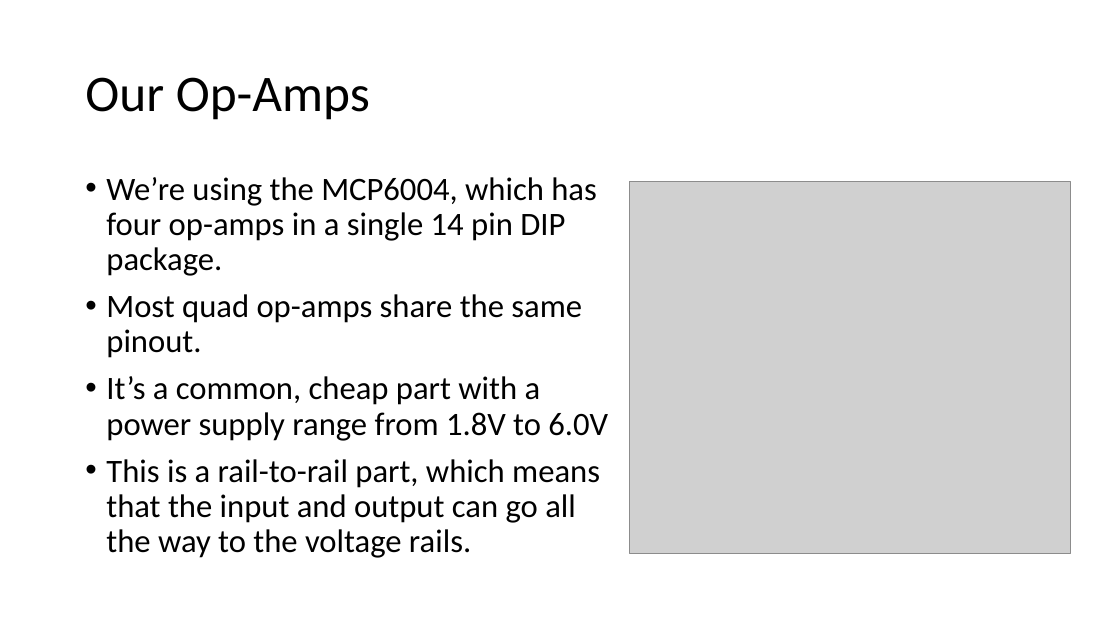
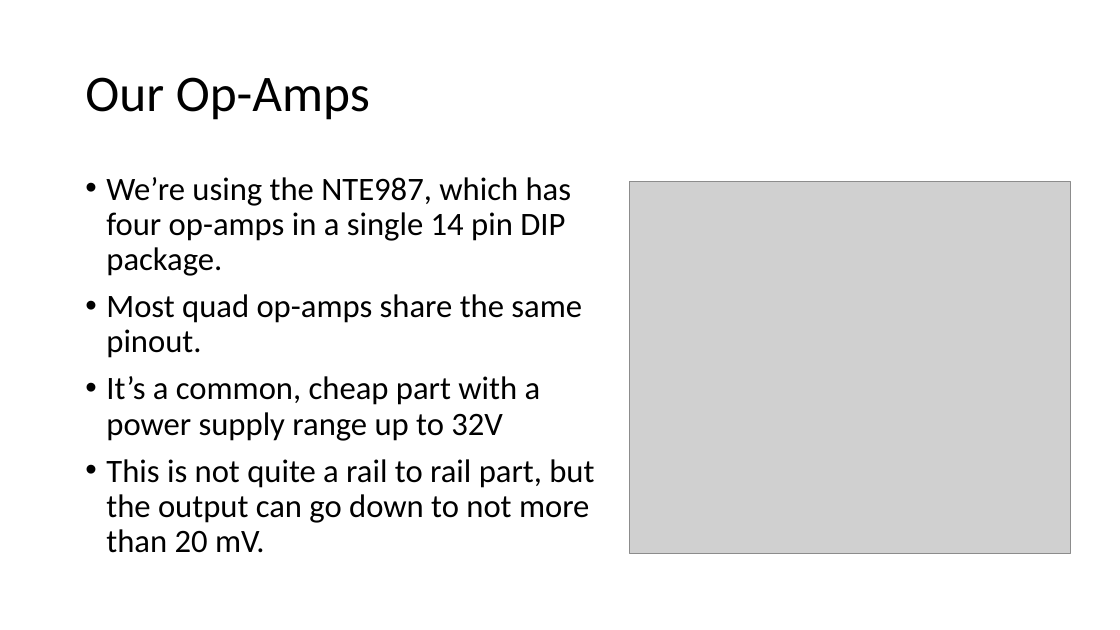
Before and after one commit to logos-electromechanical/SensorWorkshop, a slide deck: slide 35 of presentation/Mobile Sensors Workshop, Part 1.pptx (slide 33 before the commit). Drawn at 1120x630 pixels with LibreOffice and Linux fonts; fonts in the diff are those of the drawing; grey boxes stand for pictures. Boxes give left, top, right and bottom in pixels: in the first picture for what was removed or moved away, otherwise in the second. Text is boxed around its words. In the diff, an @@ line names an element or a change of style, - is before the commit and + after.

```diff
--- a/presentation/Mobile Sensors Workshop, Part 1.pptx
+++ b/presentation/Mobile Sensors Workshop, Part 1.pptx
@@ text at [106,177,572,276]: text changed @@
-• We’re using the MCP6004, which has four op-amps in a single 14 pin DIP package.
+• We’re using the NTE987, which has four op-amps in a single 14 pin DIP package.
@@ text at [106,376,594,553]: text changed @@
-• It’s a common, cheap part with a power supply range from 1.8V to 6.0V
-• This is a rail-to-rail part, which means that the input and output can go all the way to the voltage rails.
+• It’s a common, cheap part with a power supply range up to 32V
+• This is not quite a rail to rail part, but the output can go down to not more than 20 mV.
```
Also in this commit, not shown: 8 other slides changed, 2 slides added, 8 other files.
